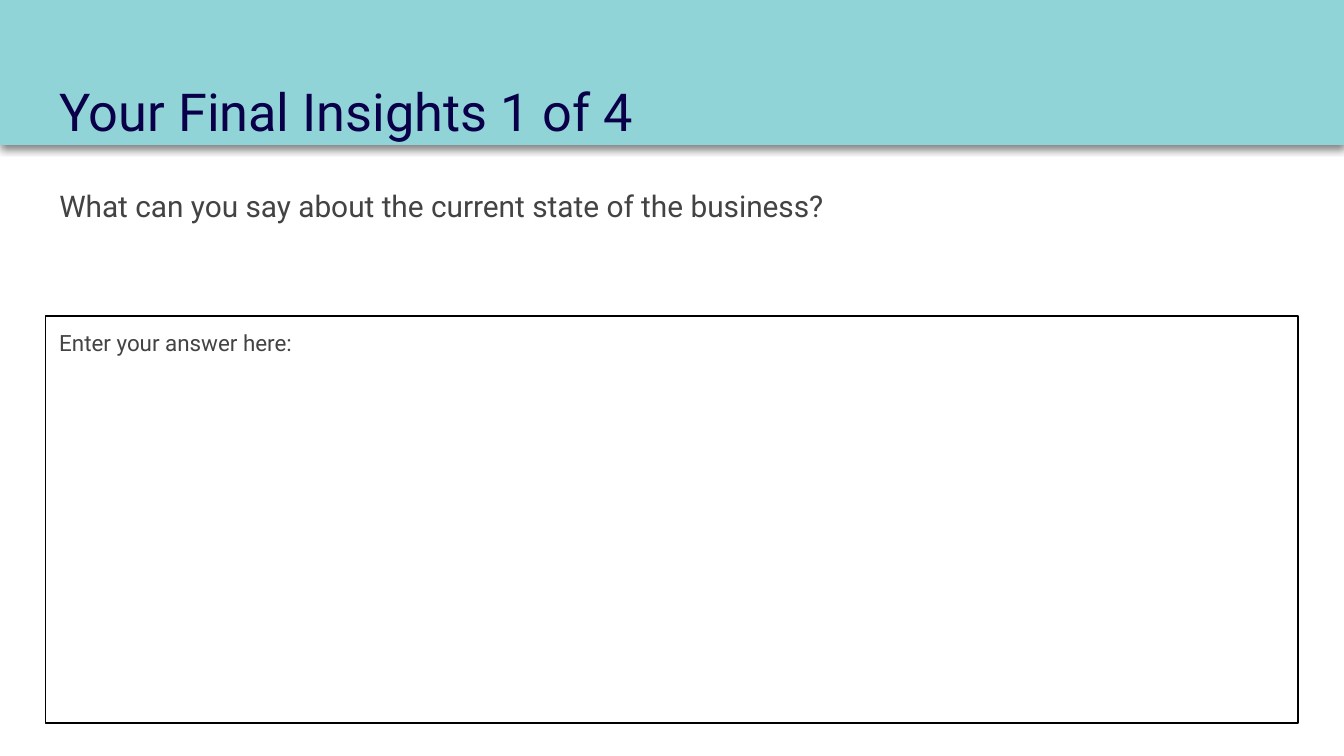
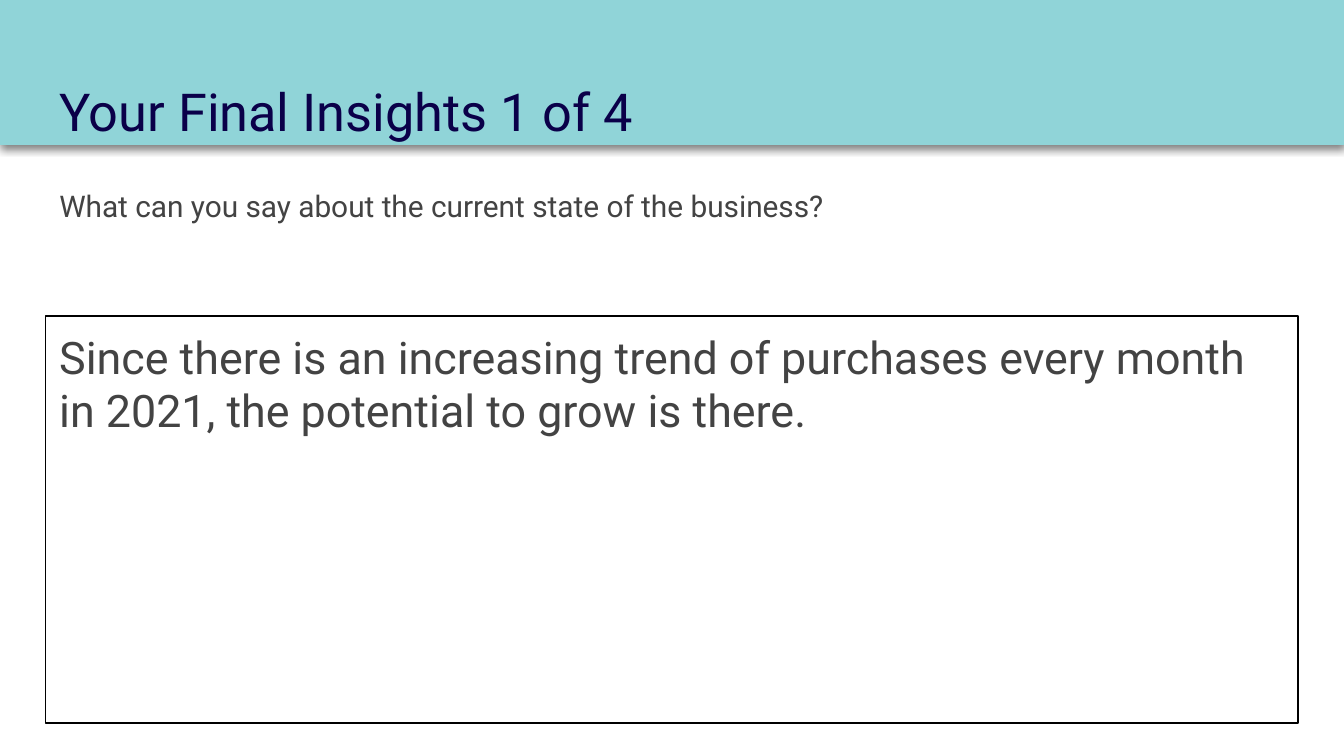
Before and after one commit to dennislamcv1/MetaMarketingAnalytics, a slide deck: slide 16 of Introduction to Data Analytics/Course 2 Capstone Deck.pptx. Drawn at 1344x756 pixels with LibreOffice and Linux fonts; fonts in the diff are those of the drawing. Boxes give left, top, right and bottom in pixels: in the first picture for what was removed or moved away, otherwise in the second. Text is boxed around its words. In the diff, an @@ line names an element or a change of style, - is before the commit and + after.

```diff
--- a/Introduction to Data Analytics/Course 2 Capstone Deck.pptx
+++ b/Introduction to Data Analytics/Course 2 Capstone Deck.pptx
@@ text in rectangle at bbox=[59, 340, 1245, 437]: text changed; size 12 to 24 pt @@
-Enter your answer here:
+Since there is an increasing trend of purchases every month in 2021, the potential to grow is there.
```
Also in this commit, not shown: 10 other slides changed, 2 slides added, 2 slides removed, 7 other files.
